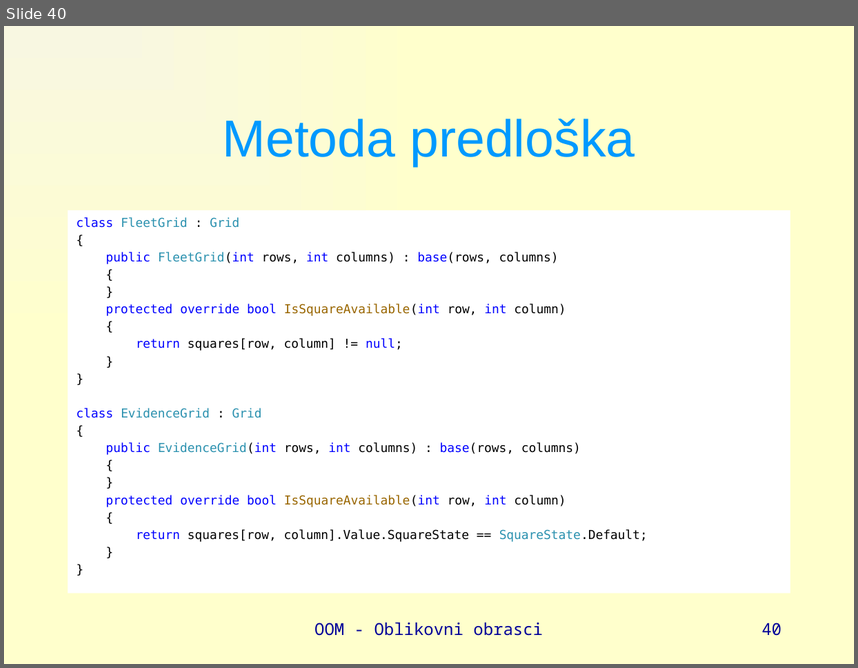
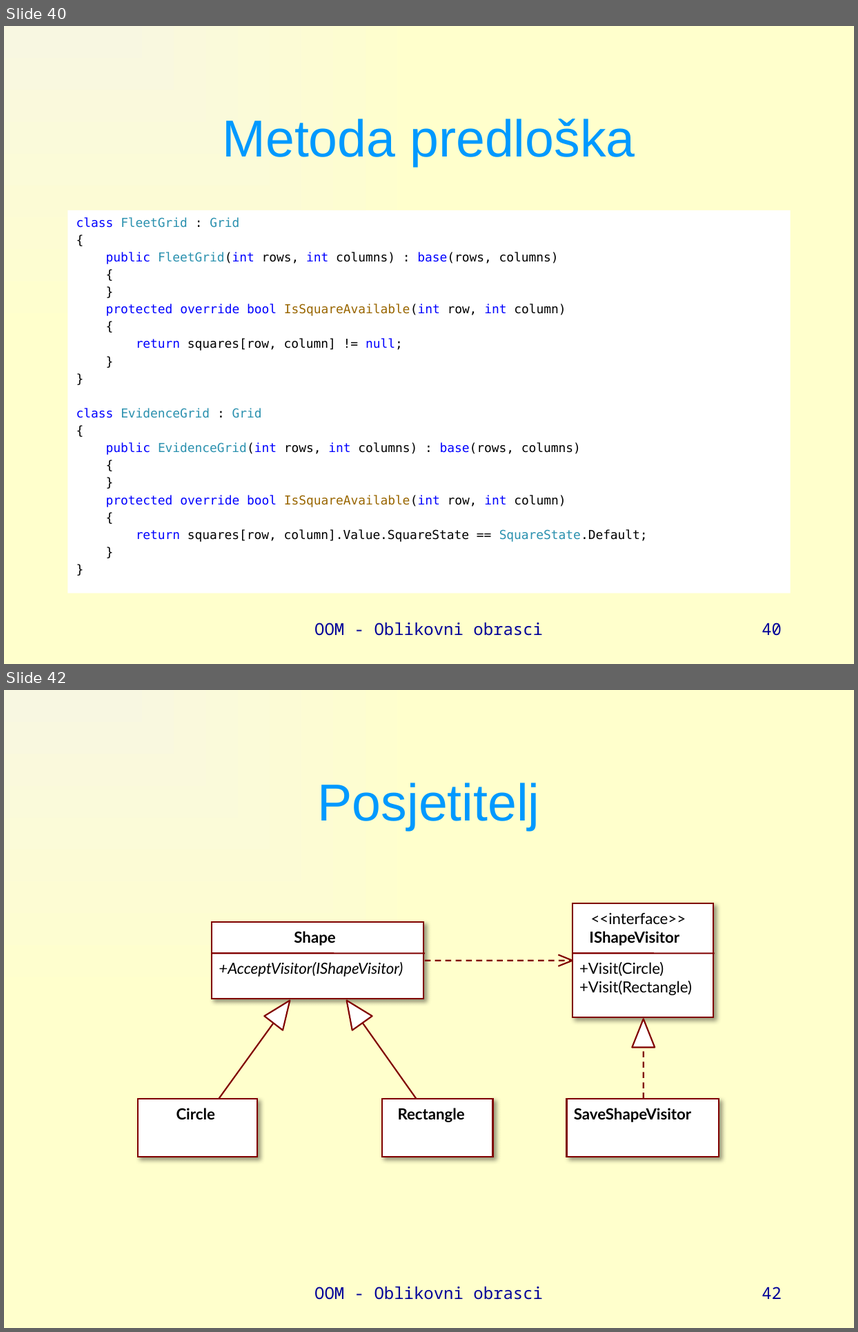
Before and after one commit to vsite-oom/DesignPatterns, a slide deck: docs/Design patterns.pptx. Shown one above the other, each under a label of ours: slide 40 before the commit, slides 40 and 42 after it; the slides between them are not shown. The pictures are 858x668 and 858x1332 pixels, drawn with LibreOffice and Linux fonts; fonts in the diff are those of the drawing. Boxes give left, top, right and bottom in pixels: in the first picture for what was removed or moved away, otherwise in the second. Text is boxed around its words. In the diff, an @@ line names an element or a change of style, - is before the commit and + after.

Commit message:
Add Visitor

```diff
--- a/docs/Design patterns.pptx
+++ b/docs/Design patterns.pptx
@@ slide 42 added at bbox=[4, 690, 854, 1328], background gradient #F8F7E1 to #FFFFCC @@
@@ title added at bbox=[318, 782, 540, 830], 44 pt, text #0099FF @@
+Posjetitelj
@@ group added at bbox=[137, 903, 719, 1156]: 9 texts, 6 lines, 5 rectangles, 4 freeform shapes @@
+Shape
++AcceptVisitor(IShapeVisitor)
+Circle
+Rectangle
+IShapeVisitor
+<<interface>>
++Visit(Circle)
++Visit(Rectangle)
+SaveShapeVisitor
@@ text added at bbox=[314, 1285, 543, 1299], 14 pt, text #000099 @@
+OOM - Oblikovni obrasci
@@ page number added at bbox=[762, 1286, 782, 1299], 14 pt, text #000099 @@
+42
```
Also in this commit, not shown: 1 slide changed, 4 other files.
